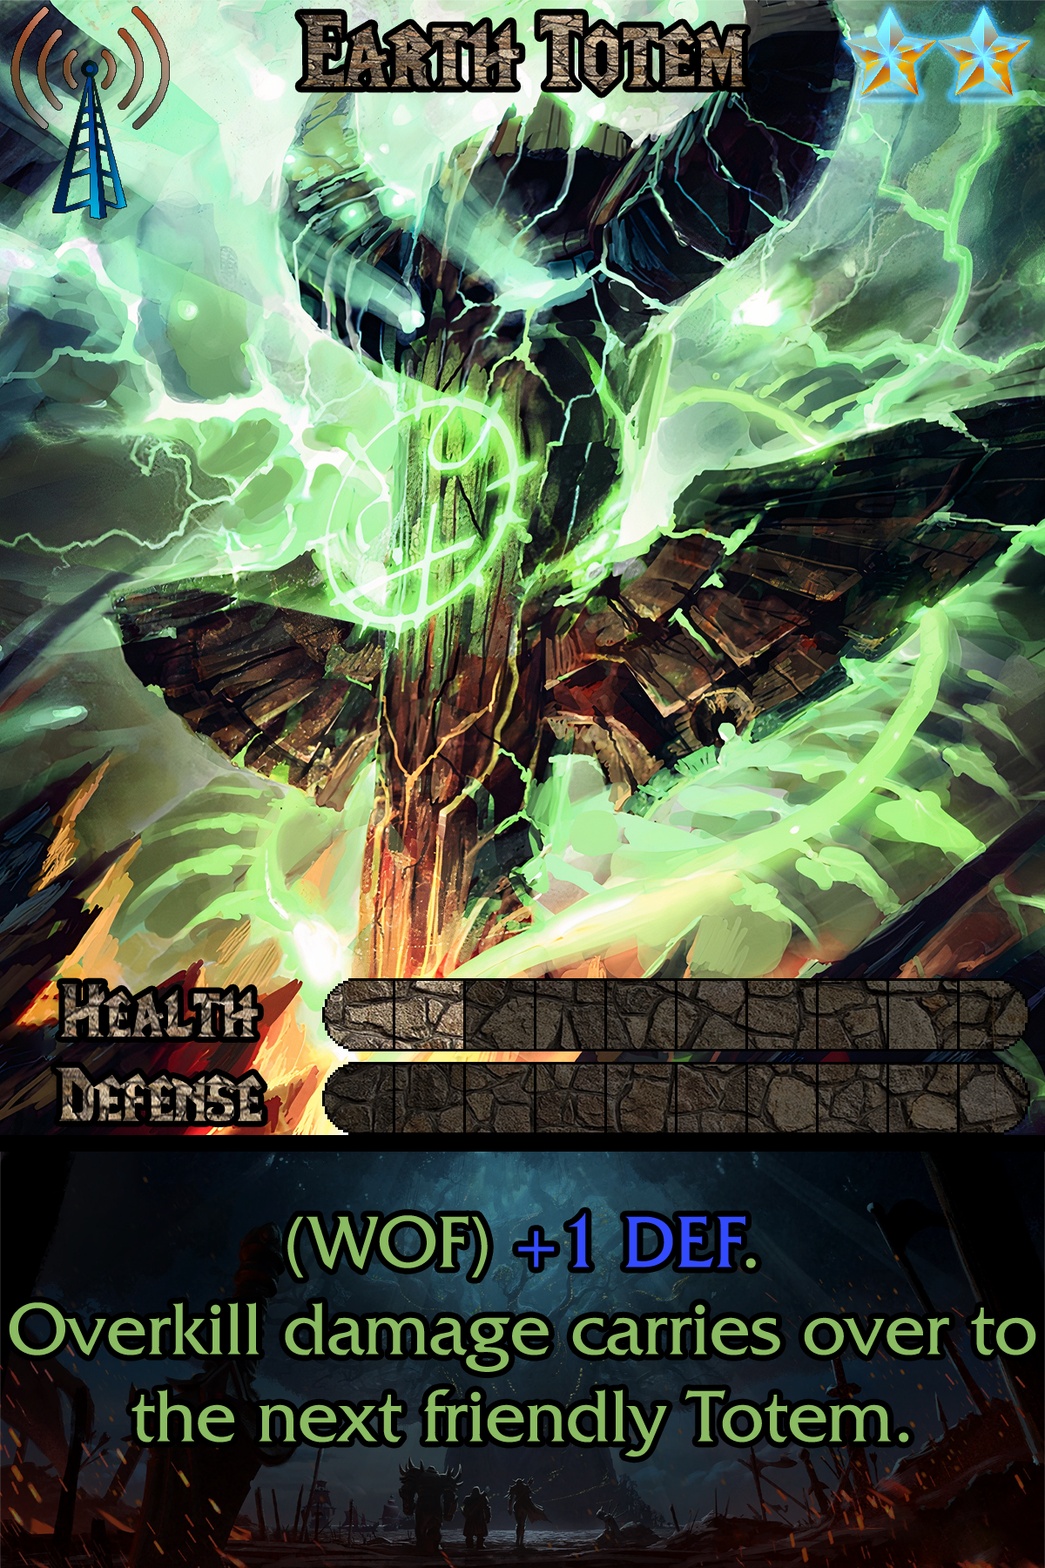
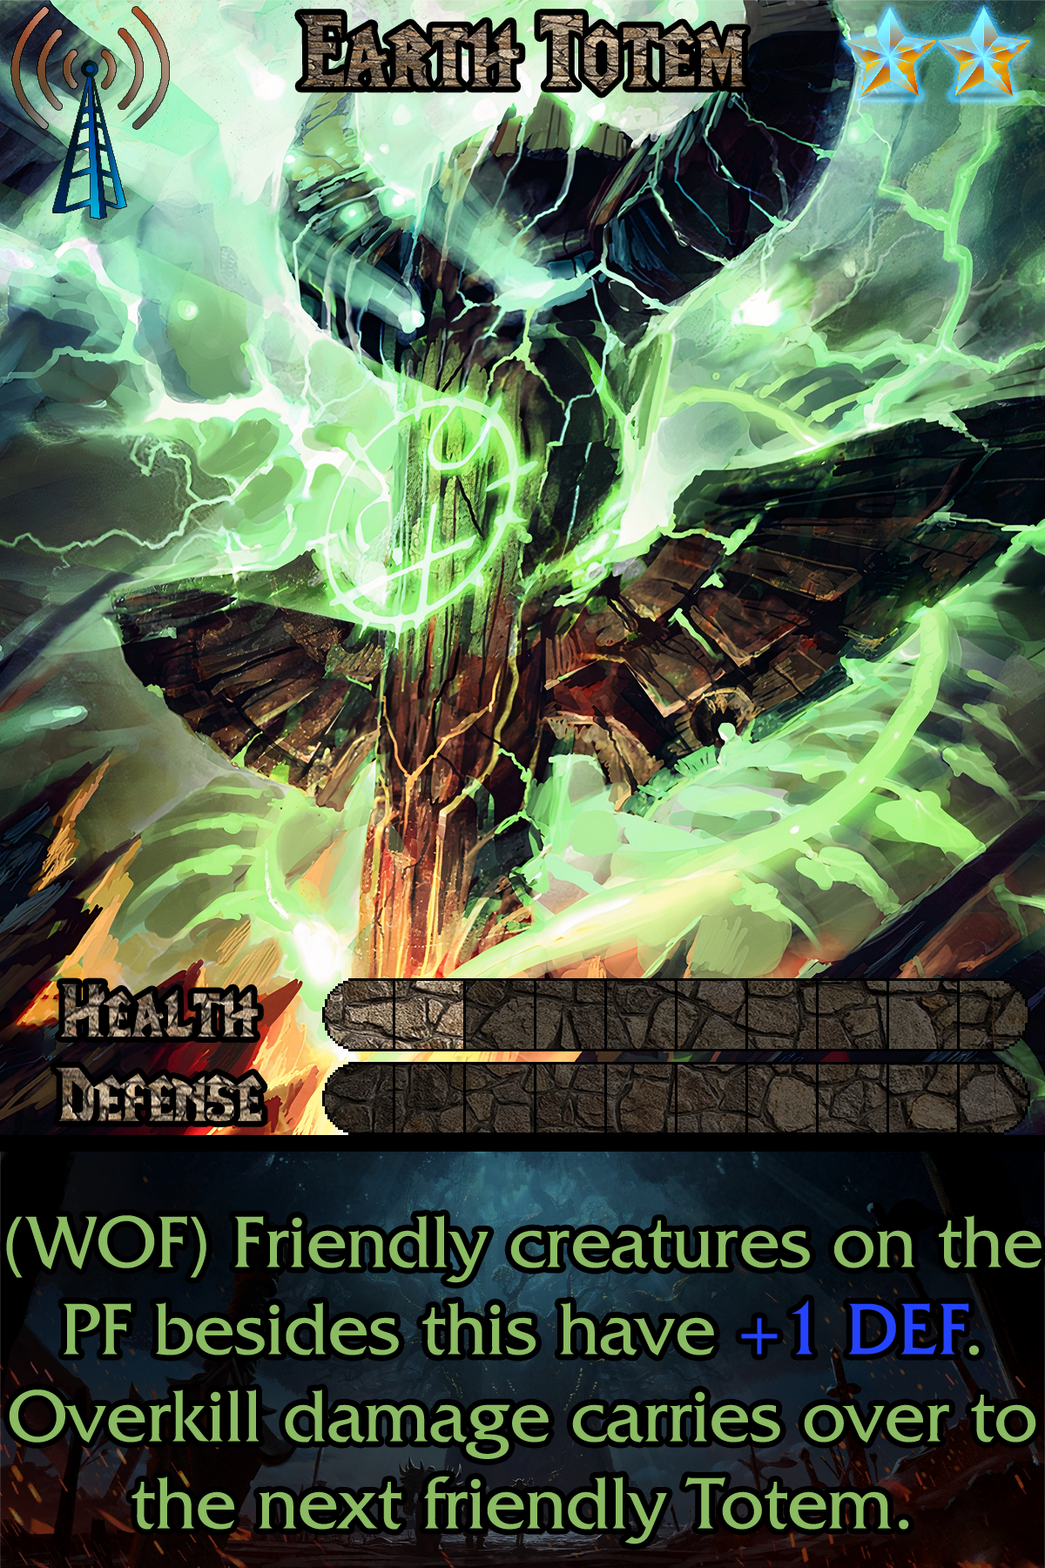
Layered file, before and after one edit (1045px x 1568px). Changes by layer:
painted on "Name" over [300, 35, 695, 87]
painted on "Ability" over [6, 1212, 1042, 1545]